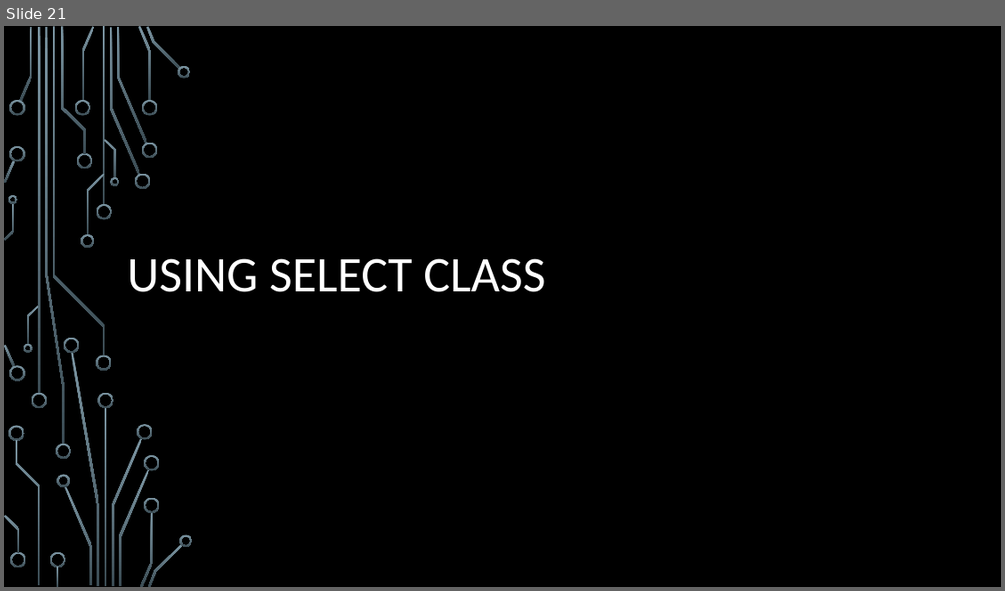
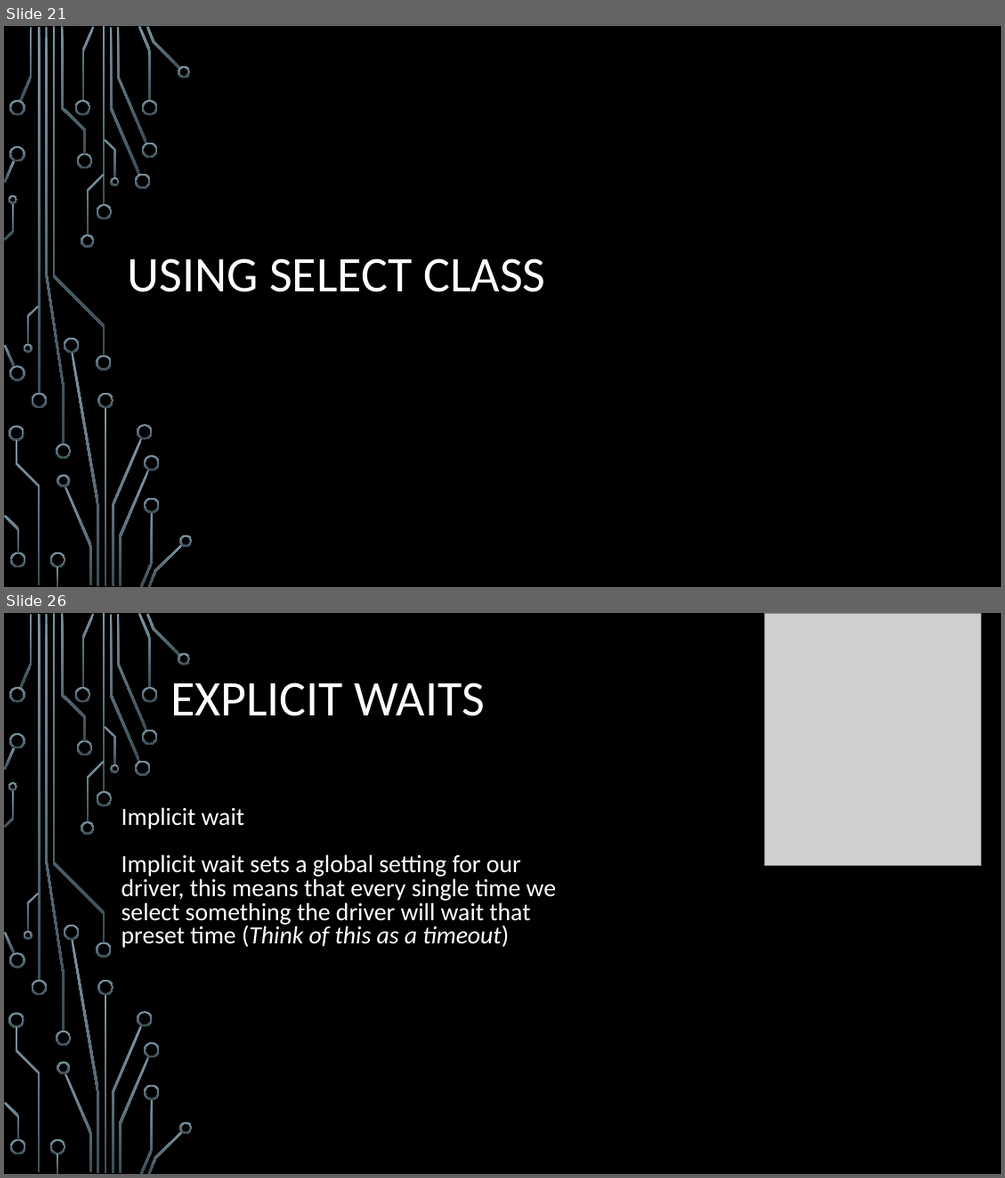
Before and after one commit to oskarCv/Selenium, a slide deck: Selenium/SeleniumFromScratch.pptx. Shown one above the other, each under a label of ours: slide 21 before the commit, slides 21 and 26 after it; the slides between them are not shown. The pictures are 1005x591 and 1005x1178 pixels, drawn with LibreOffice and Linux fonts; fonts in the diff are those of the drawing; grey boxes stand for pictures; background and template pictures are left out. Boxes give left, top, right and bottom in pixels: in the first picture for what was removed or moved away, otherwise in the second. Text is boxed around its words. In the diff, an @@ line names an element or a change of style, - is before the commit and + after.

```diff
--- a/Selenium/SeleniumFromScratch.pptx
+++ b/Selenium/SeleniumFromScratch.pptx
@@ slide 26 added at (x1=4, y1=613, x2=1001, y2=1174), background picture (left out); not listed: 54 template elements that a slide beside it also shows @@
@@ picture added at (x1=764, y1=613, x2=980, y2=866) @@
@@ title added at (x1=170, y1=682, x2=485, y2=716), 48 pt, text #FFFFFF @@
+EXPLICIT WAITS
@@ text added at (x1=121, y1=807, x2=556, y2=948), 23.8 pt, text #FFFFFF @@
+Implicit wait
+Implicit wait sets a global setting for our driver, this means that every single time we select something the driver will wait that preset time (Think of this as a timeout)
```
Also in this commit, not shown: 1 slide changed, 16 other slides added.
